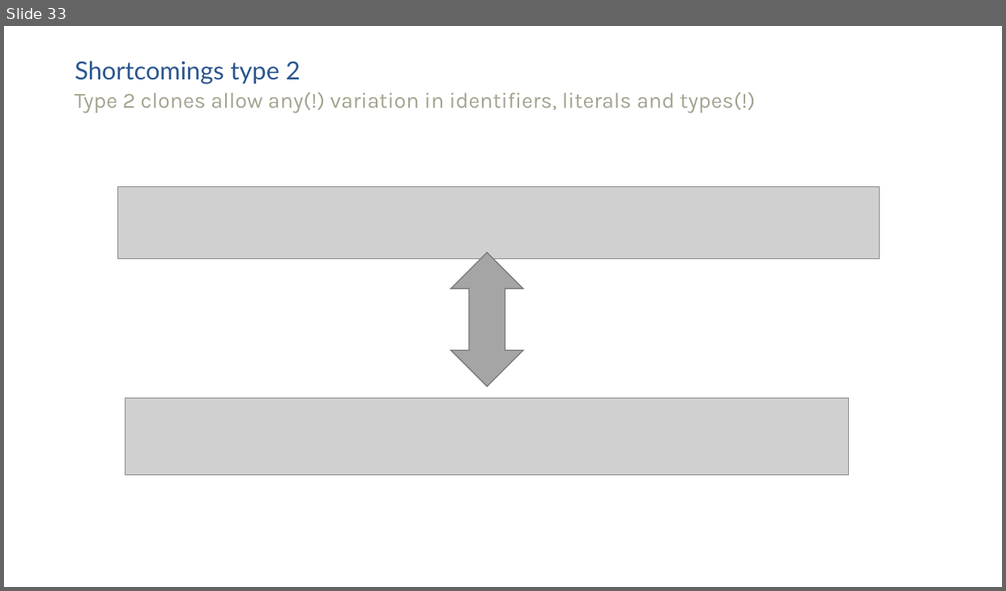
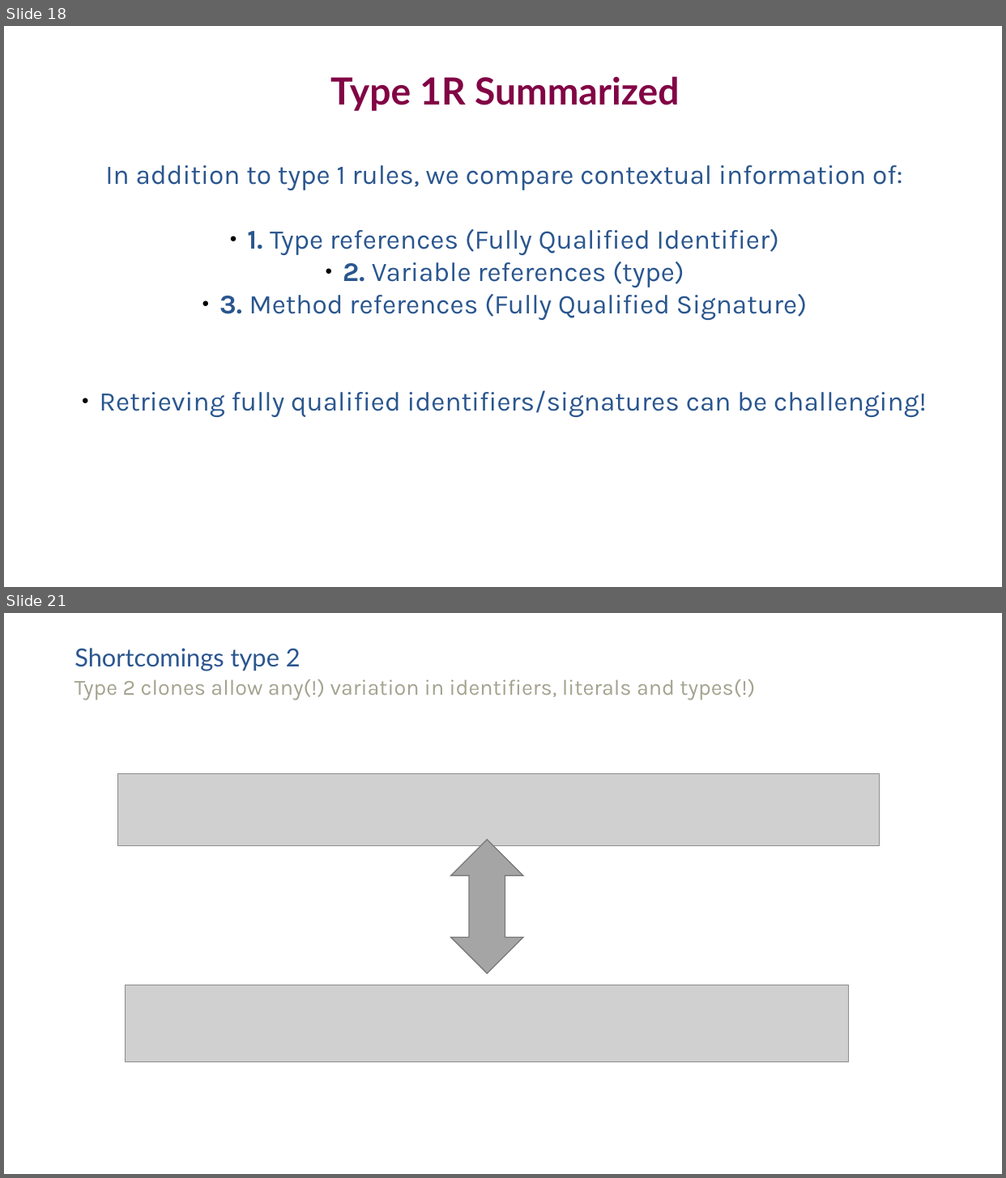
Before and after one commit to SimonBaars/Master-Thesis-Simon-Baars, a slide deck: presentations/FinalPresentation.odp. Shown one above the other, each under a label of ours: slide 33 before the commit, slides 18 and 21 after it; the slides between them are not shown. The pictures are 1006x591 and 1006x1178 pixels, drawn with LibreOffice and Linux fonts; fonts in the diff are those of the drawing; grey boxes stand for pictures. Boxes give left, top, right and bottom in pixels: in the first picture for what was removed or moved away, otherwise in the second. Text is boxed around its words. In the diff, an @@ line names an element or a change of style, - is before the commit and + after.

```diff
--- a/presentations/FinalPresentation.odp
+++ b/presentations/FinalPresentation.odp
@@ slide 18 added at bbox=[4, 26, 1002, 587], background #FFFFFF @@
@@ free added at bbox=[45, 63, 965, 420], 26 pt, text #2A568F @@
+Type 1R Summarized
+In addition to type 1 rules, we compare contextual information of:
+● 1. Type references (Fully Qualified Identifier)
+● 2. Variable references (type)
+● 3. Method references (Fully Qualified Signature)
+● Retrieving fully qualified identifiers/signatures can be challenging!
@@ what was slide 33 is now slide 21 @@
```
Also in this commit, not shown: 4 slides changed, 1 other slide added, 29 slides removed, 1 other file.
